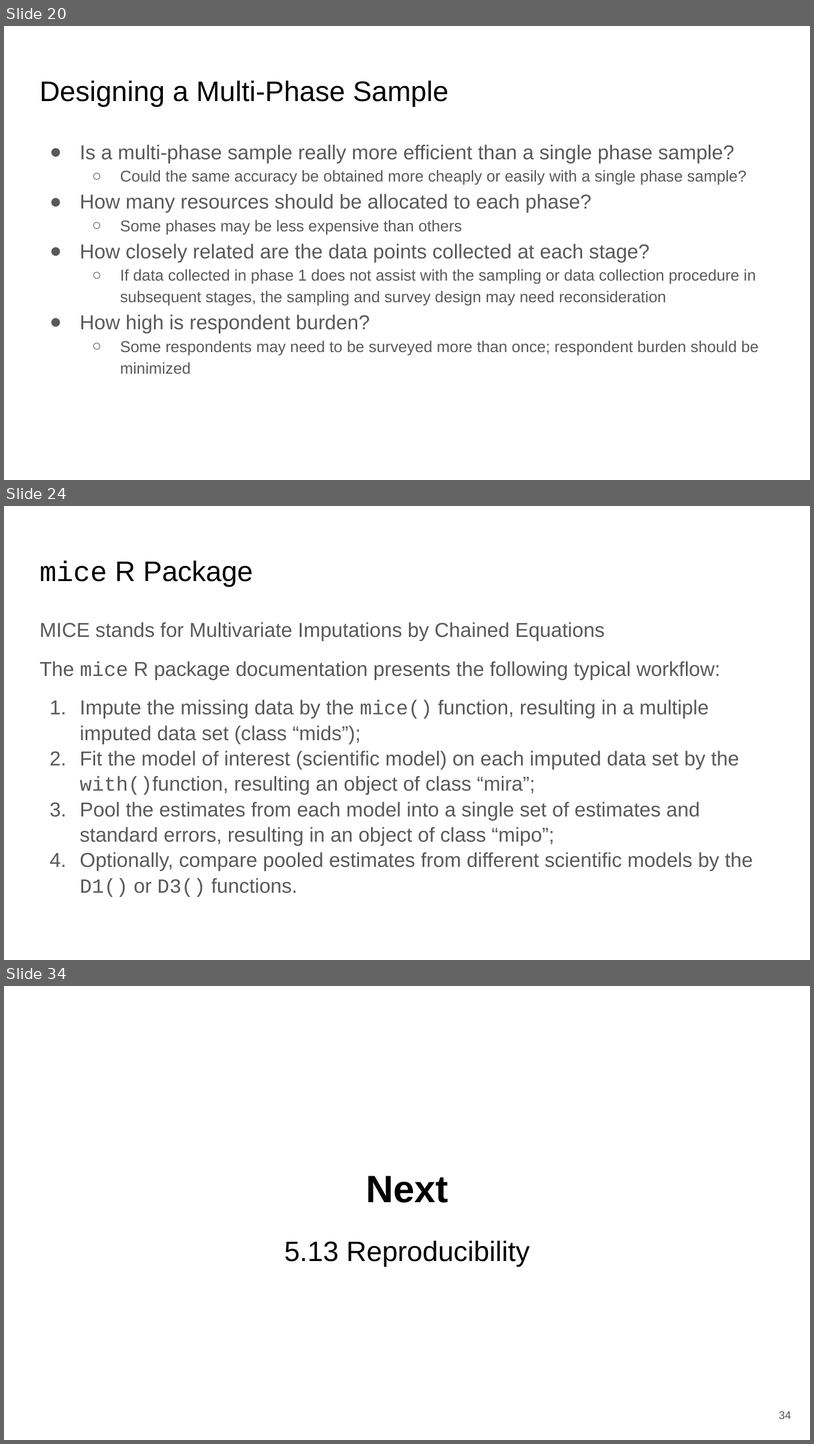
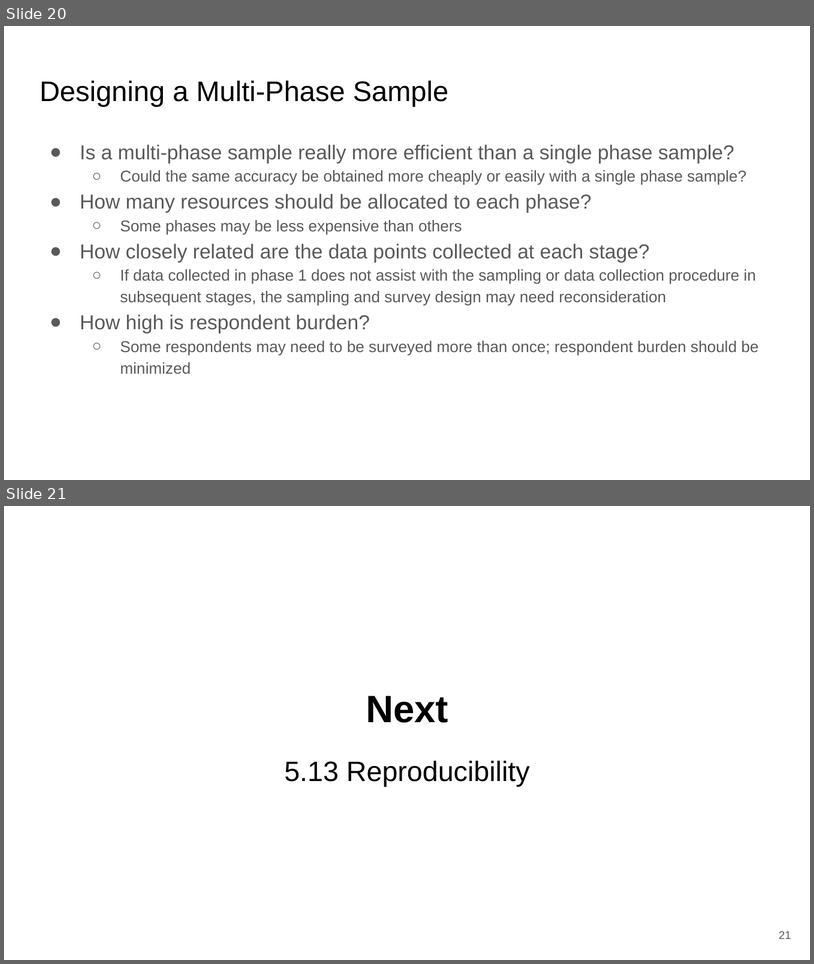
Before and after one commit to UofT-DSI/sampling, a slide deck: lectures/12-Advanced data collection-slides.pptx. Shown one above the other, each under a label of ours: slides 20, 24 and 34 before the commit, slides 20 and 21 after it; the slides between them are not shown. The pictures are 814x1444 and 814x964 pixels, drawn with LibreOffice and Linux fonts; fonts in the diff are those of the drawing. Boxes give left, top, right and bottom in pixels: in the first picture for what was removed or moved away, otherwise in the second. Text is boxed around its words. In the diff, an @@ line names an element or a change of style, - is before the commit and + after.

```diff
--- a/lectures/12-Advanced data collection-slides.pptx
+++ b/lectures/12-Advanced data collection-slides.pptx
@@ slide 24 removed at (4, 506, 810, 960), background #FFFFFF @@
@@ title removed at (39, 561, 253, 586) @@
-mice R Package
@@ text removed at (39, 622, 753, 897) @@
-MICE stands for Multivariate Imputations by Chained Equations
-The mice R package documentation presents the following typical workflow:
-1. Impute the missing data by the mice() function, resulting in a multiple imputed data set (class “mids”);
-2. Fit the model of interest (scientific model) on each imputed data set by the with()function, resulting an object of class “mira”;
-3. Pool the estimates from each model into a single set of estimates and standard errors, resulting in an object of class “mipo”;
-4. Optionally, compare pooled estimates from different scientific models by the D1() or D3() functions.
@@ what was slide 34 is now slide 21 @@
@@ page number at (779, 931, 792, 939): text changed @@
-34
+21
```
Also in this commit, not shown: 12 other slides removed, 2 other files.
